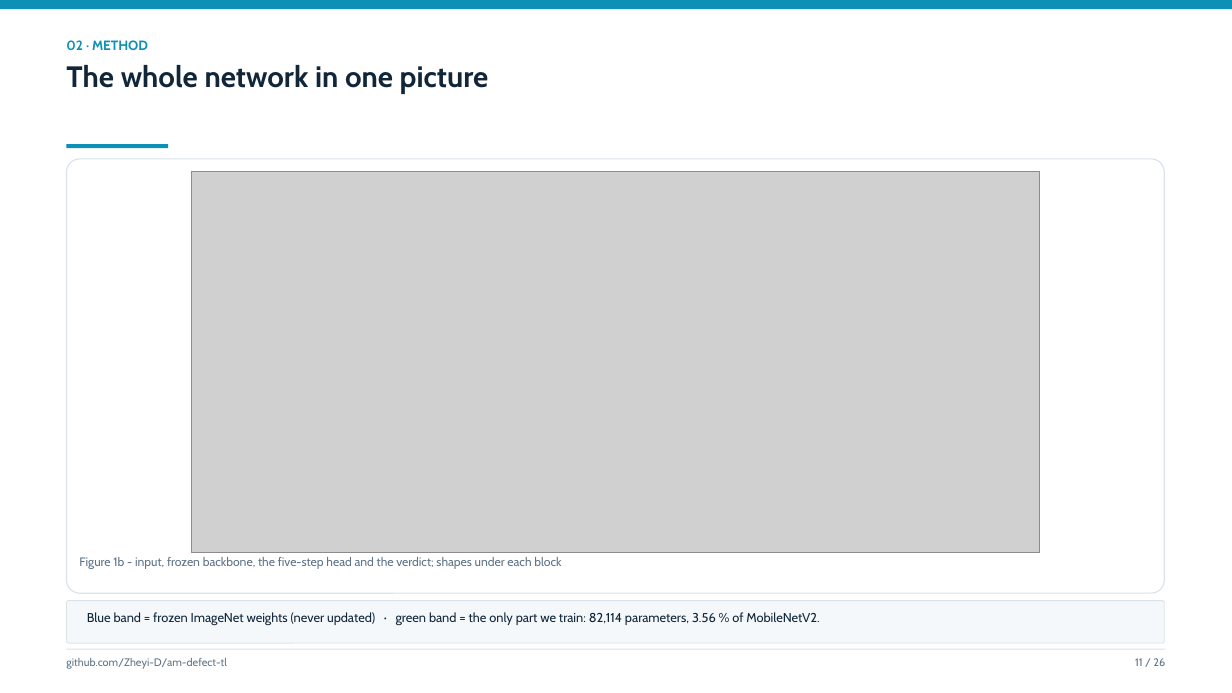
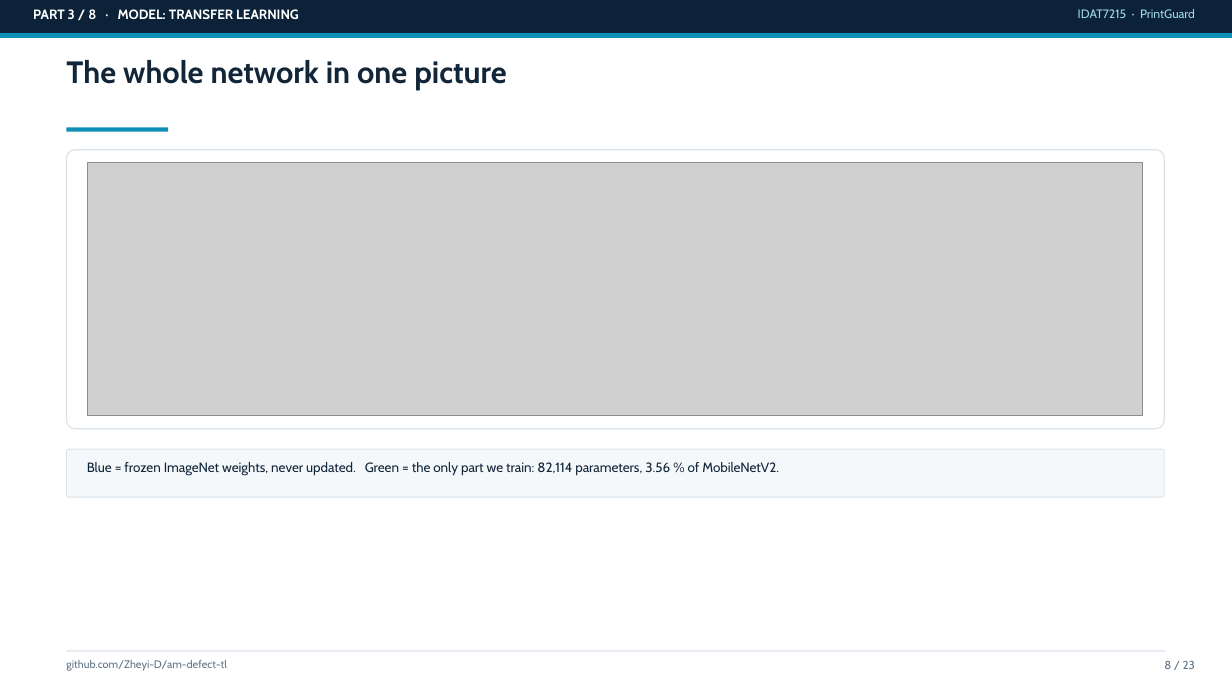
Before and after one commit to Zheyi-D/am-defect-tl, a slide deck: slide 8 of reports/slides_draft.pptx (slide 11 before the commit). Drawn at 1232x693 pixels with LibreOffice and Linux fonts; fonts in the diff are those of the drawing; grey boxes stand for pictures. Boxes give left, top, right and bottom in pixels: in the first picture for what was removed or moved away, otherwise in the second. Text is boxed around its words. In the diff, an @@ line names an element or a change of style, - is before the commit and + after.

```diff
--- a/reports/slides_draft.pptx
+++ b/reports/slides_draft.pptx
@@ rectangle added at box(0, 0, 1232, 33), fill #0B2239 @@
@@ text added at box(33, 9, 299, 19), 10.5 pt, text #FFFFFF, bold @@
+PART 3 / 8 · MODEL: TRANSFER LEARNING
@@ text added at box(1078, 9, 1195, 18), 9.5 pt, text #9FD8E8 @@
+IDAT7215 · PrintGuard
@@ rectangle: place and size @@
-rectangle at box(0, 0, 1232, 9)
+rectangle at box(0, 33, 1232, 38)
@@ text "The whole network in one ..." at box(66, 60, 507, 90): size 23 to 24 pt @@
@@ text removed at box(66, 40, 148, 50) @@
-02 · METHOD
@@ rectangle: place and size @@
-rectangle at box(67, 144, 168, 148)
+rectangle at box(67, 128, 168, 131)
@@ rounded rectangle: place and size @@
-rounded rectangle at box(67, 159, 1165, 593)
+rounded rectangle at box(67, 150, 1165, 429)
@@ picture: place and size @@
-picture at box(191, 172, 1040, 553)
+picture at box(88, 163, 1143, 416)
@@ rounded rectangle: place and size @@
-rounded rectangle at box(67, 601, 1165, 643)
+rounded rectangle at box(67, 449, 1165, 497)
@@ text at box(87, 462, 779, 476): text changed; size 10 to 10.5 pt @@
-Blue band = frozen ImageNet weights (never updated) · green band = the only part we train: 82,114 parameters, 3.56 % of MobileNetV2.
+Blue = frozen ImageNet weights, never updated. Green = the only part we train: 82,114 parameters, 3.56 % of MobileNetV2.
@@ text removed at box(79, 557, 561, 569) @@
-Figure 1b - input, frozen backbone, the five-step head and the verdict; shapes under each block
@@ text removed at box(1135, 658, 1165, 666) @@
-11 / 26
@@ text added at box(1164, 661, 1195, 669), 9 pt, text #5F7488 @@
+8 / 23
```
Also in this commit, not shown: 5 other slides changed, 17 slides added, 20 slides removed, 1 other file.
